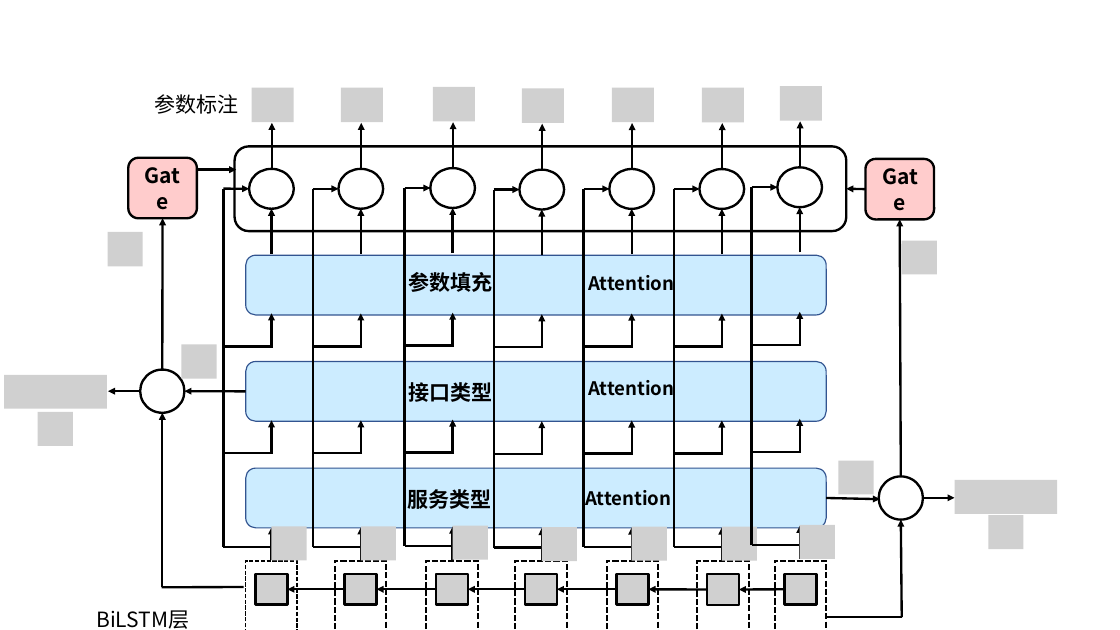
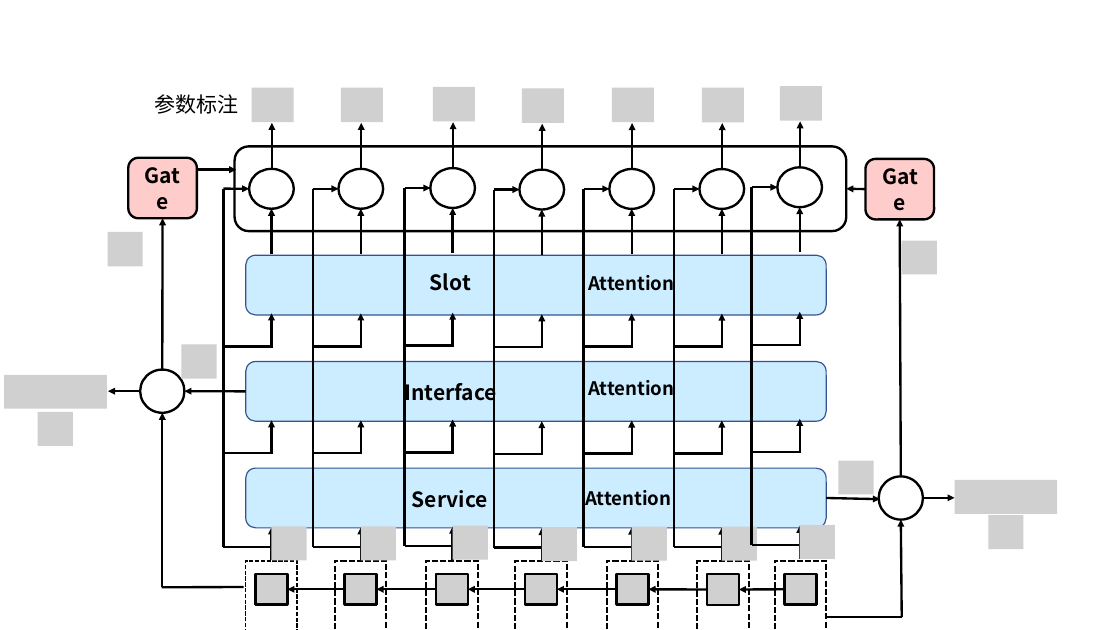
Before and after one commit to weixiao2333/zjuthesis-mphil, a slide deck: slide 9 of 论文图.pptx. Drawn at 1120x630 pixels with LibreOffice and Linux fonts; fonts in the diff are those of the drawing; grey boxes stand for pictures; background and template pictures are left out. Boxes give left, top, right and bottom in pixels: in the first picture for what was removed or moved away, otherwise in the second. Text is boxed around its words. In the diff, an @@ line names an element or a change of style, - is before the commit and + after.

```diff
--- a/论文图.pptx
+++ b/论文图.pptx
@@ text at (430, 273, 471, 291): text changed @@
-参数填充
+Slot
@@ text at (404, 379, 497, 405): text changed @@
-接口类型
+Interface
@@ text at (412, 490, 488, 508): text changed @@
-服务类型
+Service
@@ text removed at (96, 610, 189, 629) @@
-BiLSTM层
```
Also in this commit, not shown: 9 other slides changed, 1 slide added, 1 slide removed, 11 other files.
